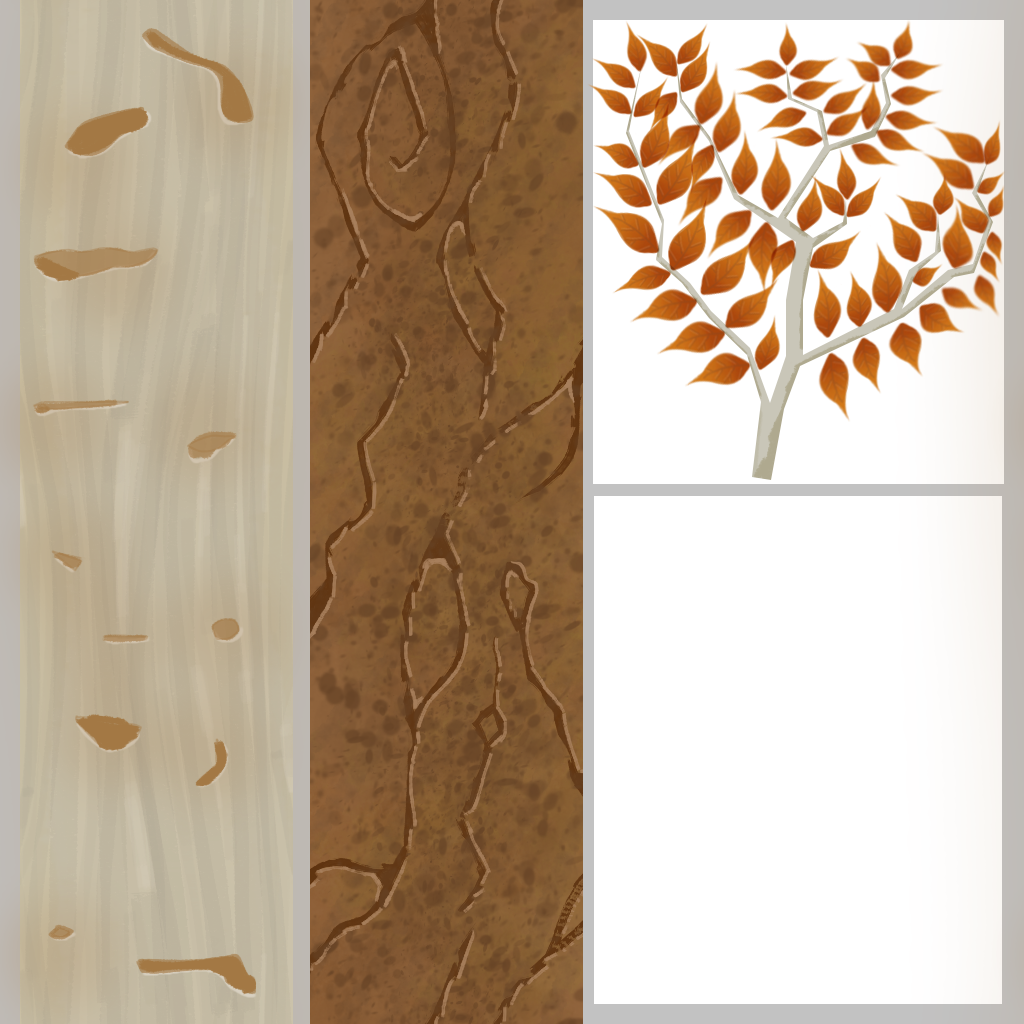
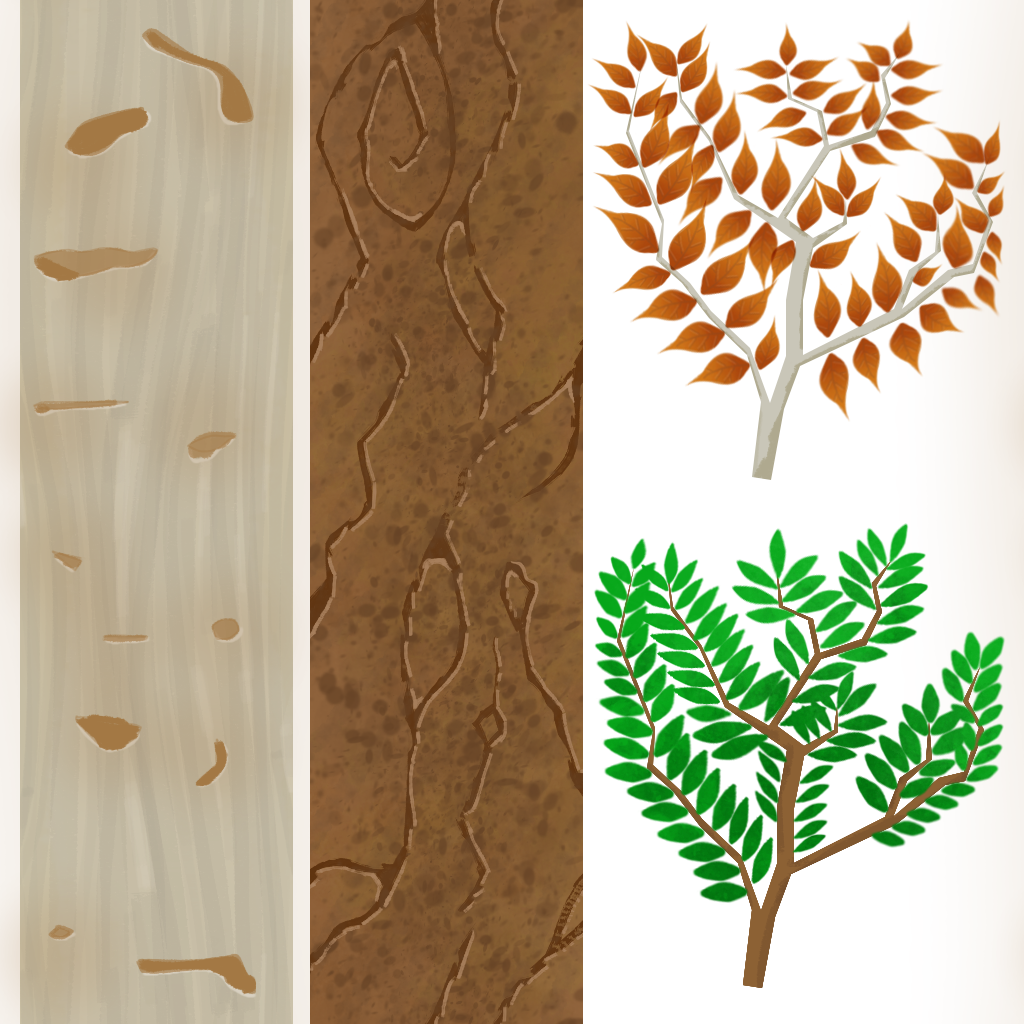
Two versions of the same layered image (1024x1024). Layer-by-layer changes:
painted on "Copiar de Pintar camada 7" (20th of 75, in "Folhas 01") over [704, 0, 896, 20]
renamed "Folhas" to "Galho", painted on it over [583, 0, 1024, 512]
added layer "FolhasGalho01 Mescladas" in group "Folhas 02" over [583, 384, 1024, 960]
added layer "SombraGalho" in group "Folhas 02" over [583, 512, 1024, 1024]
added layer "Galho" (2nd of 2, in "Folhas 02") in group "Folhas 02" over [583, 0, 1024, 640]
painted on "Pintar camada 11" over [0, 0, 832, 1024]
painted on "Pintar camada 9" over [293, 0, 896, 1024]
painted on "Pintar camada 3" over [293, 0, 1024, 1024]
painted on "Arvore 01" (2nd of 2, in "Arvore 01") over [293, 0, 640, 1024]
painted on "Pintar camada 5" over [0, 0, 1024, 1024]
painted on "Pintar camada 4" over [0, 0, 1024, 1024]
hid "Plano de fundo", painted on it over [583, 0, 1024, 1024]